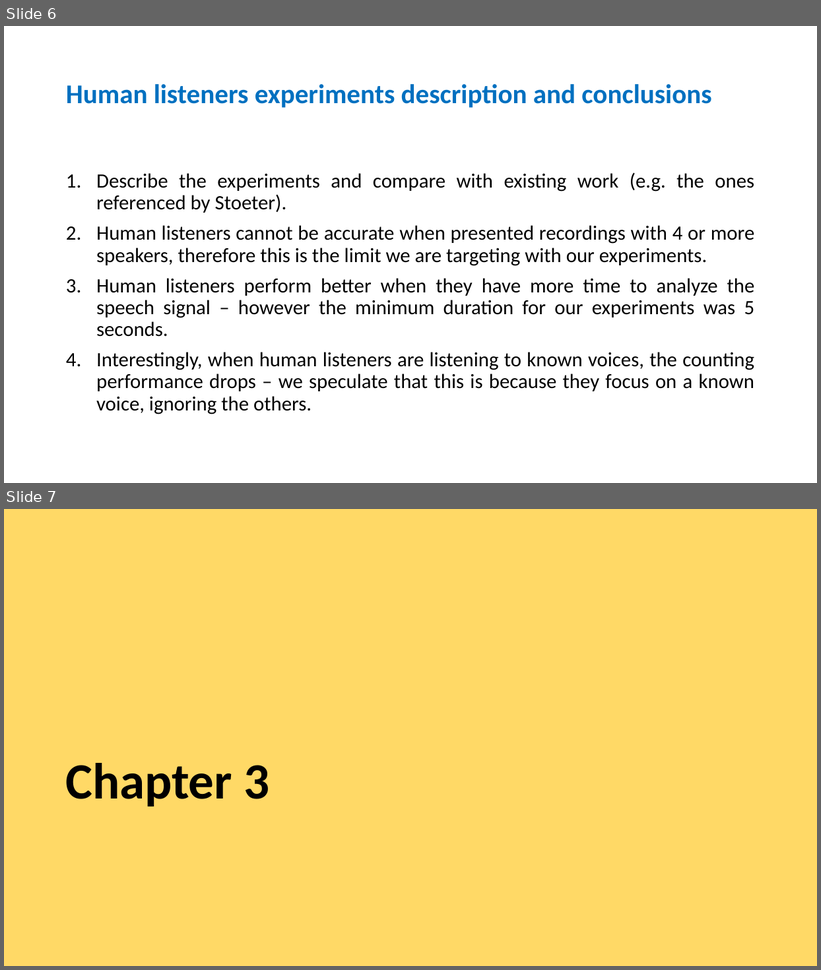
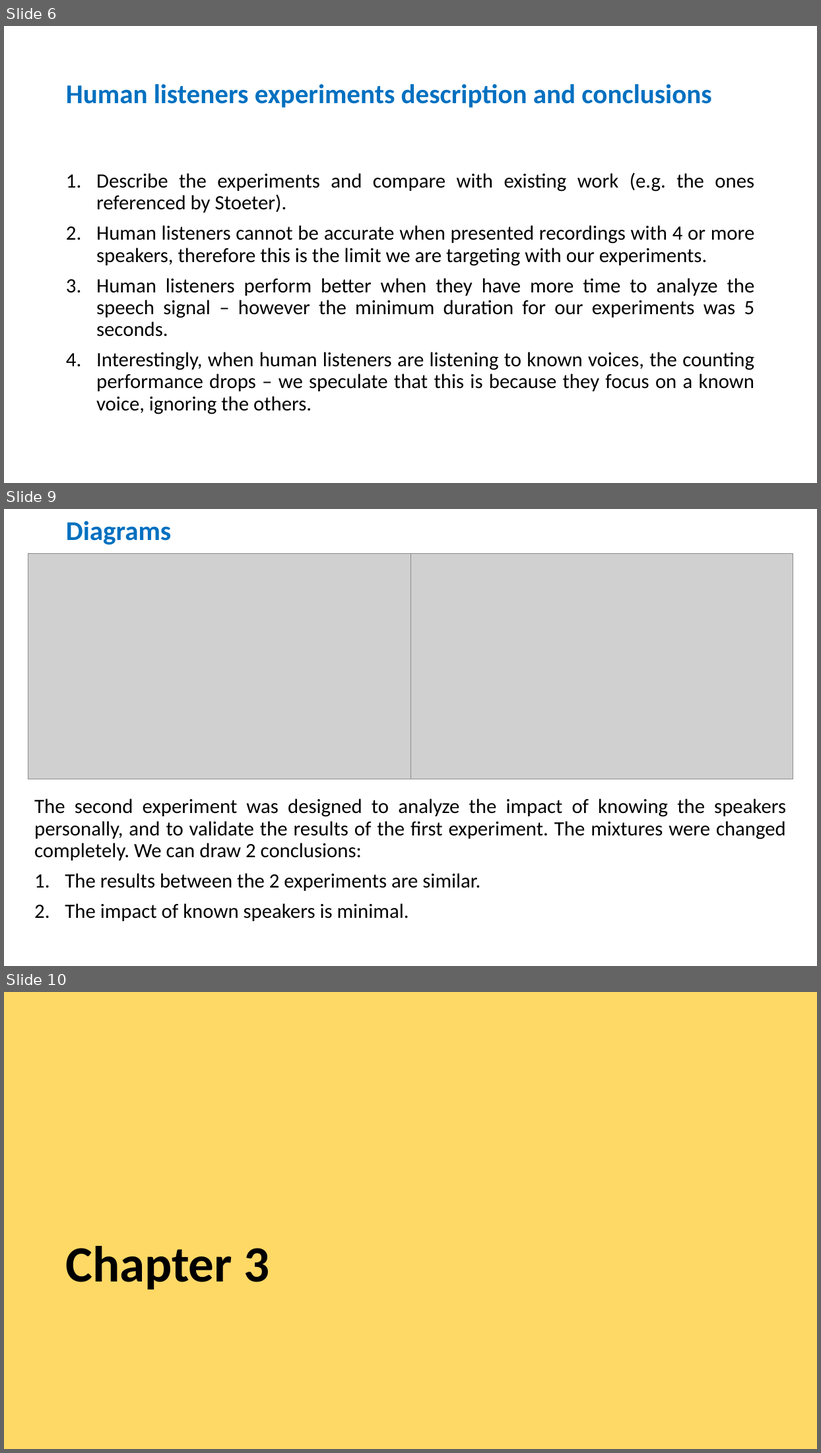
Before and after one commit to valentinandrei/saa_experiments, a slide deck: paper_writing/TOC.pptx. Shown one above the other, each under a label of ours: slides 6 and 7 before the commit, slides 6, 9 and 10 after it; the slides between them are not shown. The pictures are 821x970 and 821x1453 pixels, drawn with LibreOffice and Linux fonts; fonts in the diff are those of the drawing; grey boxes stand for pictures. Boxes give left, top, right and bottom in pixels: in the first picture for what was removed or moved away, otherwise in the second. Text is boxed around its words. In the diff, an @@ line names an element or a change of style, - is before the commit and + after.

```diff
--- a/paper_writing/TOC.pptx
+++ b/paper_writing/TOC.pptx
@@ slide 9 added at bbox=[4, 509, 817, 966], background #FFFFFF @@
@@ title added at bbox=[66, 521, 171, 545], 32 pt, text #0070C0, bold @@
+Diagrams
@@ picture added at bbox=[28, 553, 411, 779] @@
@@ picture added at bbox=[411, 553, 793, 779] @@
@@ text added at bbox=[34, 799, 786, 921], 24 pt, text #000000 @@
+The second experiment was designed to analyze the impact of knowing the speakers personally, and to validate the results of the first experiment. The mixtures were changed completely. We can draw 2 conclusions:
+1. The results between the 2 experiments are similar.
+2. The impact of known speakers is minimal.
@@ what was slide 7 is now slide 10 @@
```
Also in this commit, not shown: 5 slides changed, 5 other slides added, 1 slide removed, 1 other file.
